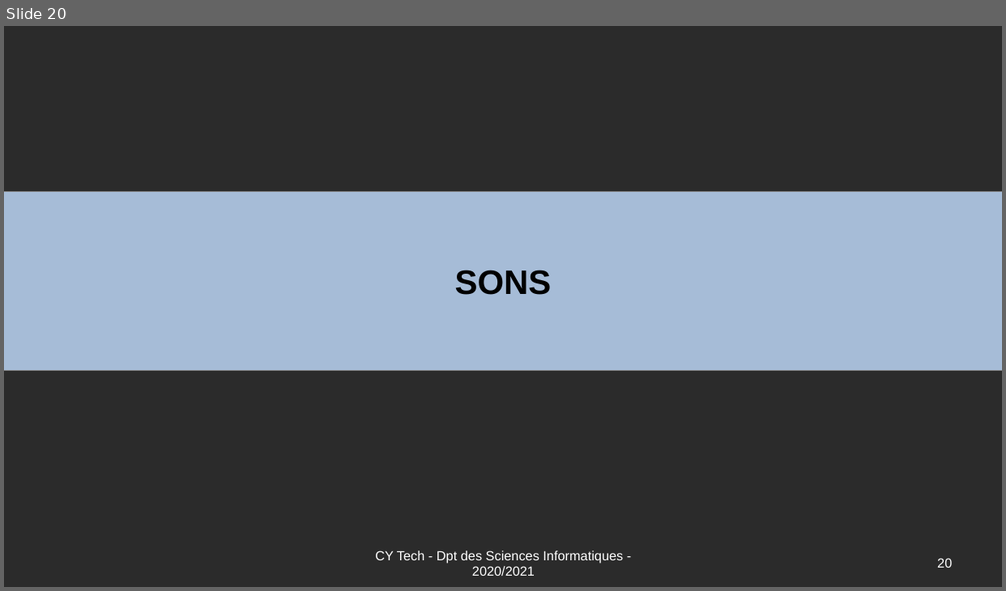
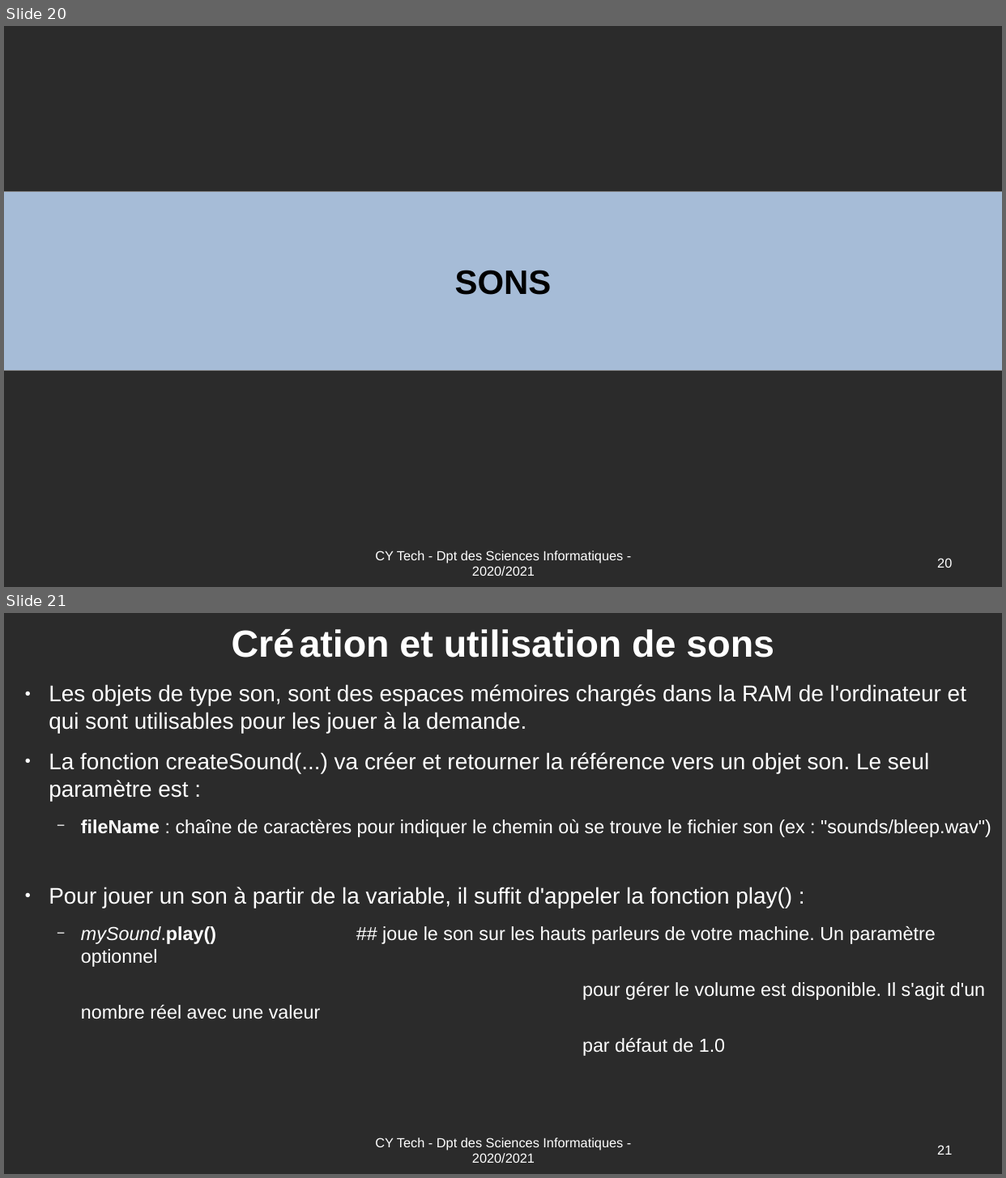
Before and after one commit to Romuald78/pyArcade, a slide deck: doc/UE_Libre_Jeu_Arcade_Documentation.odp. Shown one above the other, each under a label of ours: slide 20 before the commit, slides 20 and 21 after it. The pictures are 1006x591 and 1006x1178 pixels, drawn with LibreOffice and Linux fonts; fonts in the diff are those of the drawing; background and template pictures are left out; a plain dark background stands for a picture behind light text. Boxes give left, top, right and bottom in pixels: in the first picture for what was removed or moved away, otherwise in the second. Text is boxed around its words. In the diff, an @@ line names an element or a change of style, - is before the commit and + after.

```diff
--- a/doc/UE_Libre_Jeu_Arcade_Documentation.odp
+++ b/doc/UE_Libre_Jeu_Arcade_Documentation.odp
@@ slide 21 added at (4,613,1002,1174), background picture (left out) @@
@@ title added at (232,629,774,658), 40 pt, text #FFFFFF, bold @@
+Cré ation et utilisation de sons
@@ text added at (49,684,991,1056), 24 pt, text #FFFFFF @@
+● Les objets de type son, sont des espaces mémoires chargés dans la RAM de l'ordinateur et qui sont utilisables pour les jouer à la demande.
+● La fonction createSound(...) va créer et retourner la référence vers un objet son. Le seul paramètre est :
+  − fileName : chaîne de caractères pour indiquer le chemin où se trouve le fichier son (ex : "sounds/bleep.wav")
+● Pour jouer un son à partir de la variable, il suffit d'appeler la fonction play() :
+  − mySound.play() ## joue le son sur les hauts parleurs de votre machine. Un paramètre optionnel
+  pour gérer le volume est disponible. Il s'agit d'un nombre réel avec une valeur
+  par défaut de 1.0
@@ text added at (375,1138,623,1163), 14 pt, text #FFFFFF @@
+CY Tech - Dpt des Sciences Informatiques - 2020/2021
@@ page number added at (937,1145,952,1155), 14 pt, text #FFFFFF @@
+21
```
Also in this commit, not shown: 3 slides changed, 4 other slides added, 2 other files.
